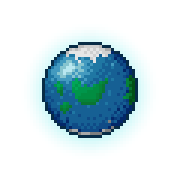
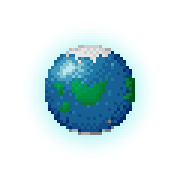
Revision of a layered (180, 180) image; what changed, layer by layer:
painted on "Layer" over [42, 42, 138, 138]
